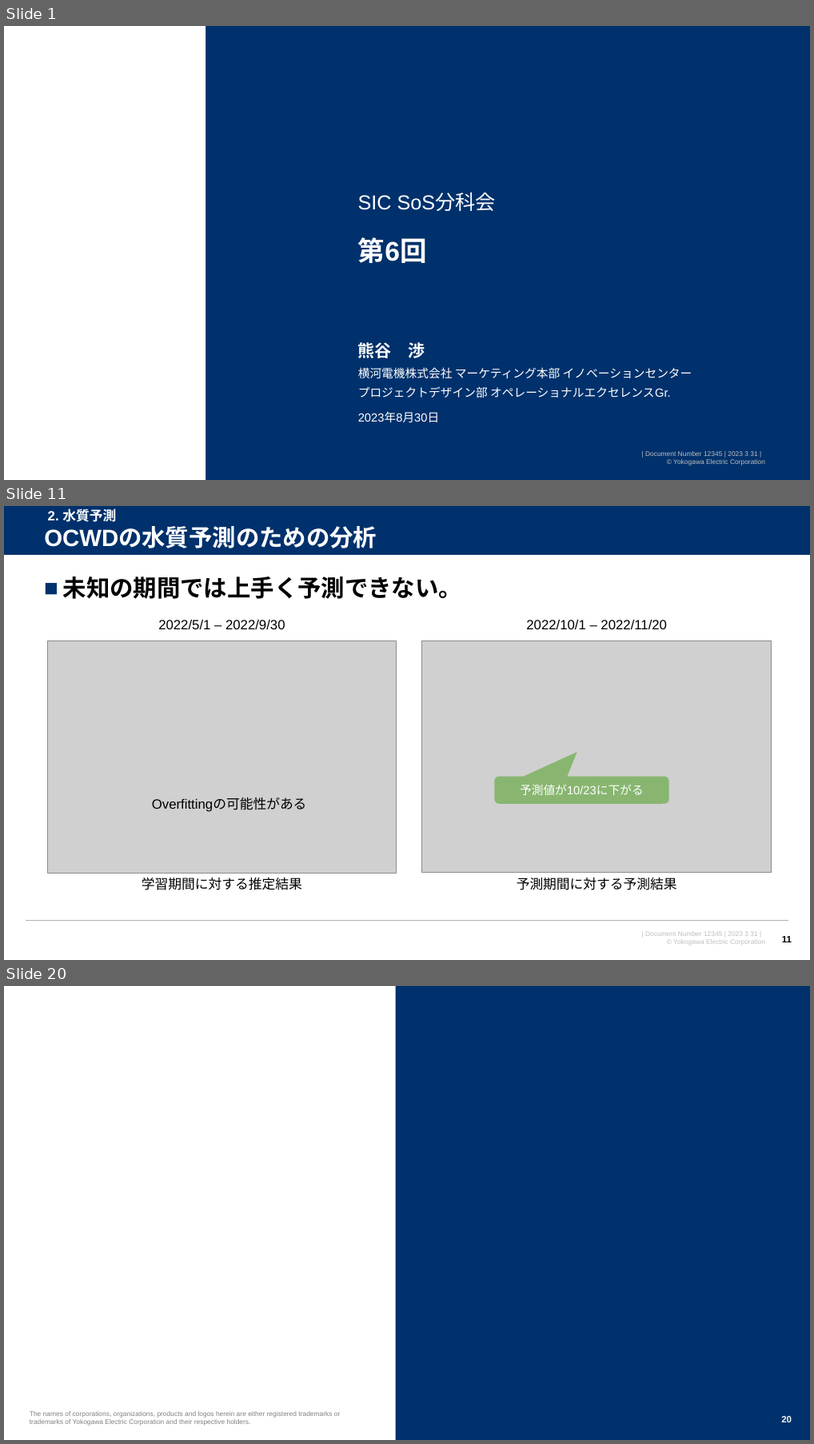
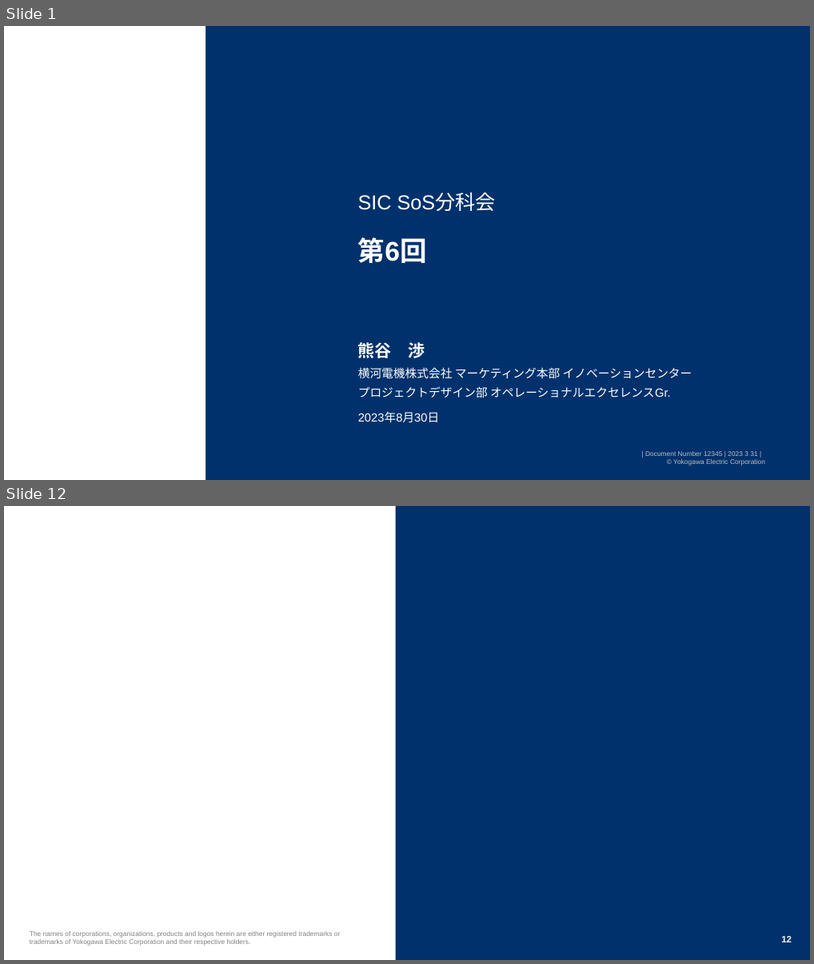
Before and after one commit to watarukumagai-git/opt, a slide deck: SoS/230830_SoS分科会6回_kuma_rev.0.pptx. Shown one above the other, each under a label of ours: slides 1, 11 and 20 before the commit, slides 1 and 12 after it; the slides between them are not shown. The pictures are 814x1444 and 814x964 pixels, drawn with LibreOffice and Linux fonts; fonts in the diff are those of the drawing; grey boxes stand for pictures; background and template pictures are left out. Boxes give left, top, right and bottom in pixels: in the first picture for what was removed or moved away, otherwise in the second. Text is boxed around its words. In the diff, an @@ line names an element or a change of style, - is before the commit and + after.

```diff
--- a/SoS/230830_SoS分科会6回_kuma_rev.0.pptx
+++ b/SoS/230830_SoS分科会6回_kuma_rev.0.pptx
@@ slide 11 removed at <box>4,506,810,960</box>, background #FFFFFF; not listed: 1 template element that a slide beside it also shows @@
@@ rectangle removed at <box>4,506,810,555</box> @@
@@ title removed at <box>44,528,377,548</box> @@
-OCWDの水質予測のための分析
@@ text removed at <box>48,508,116,522</box> @@
-2. 水質予測
@@ line removed from (4, 555) to (810, 555) @@
@@ text removed at <box>63,576,462,599</box> @@
-■ 未知の期間では上手く予測できない。
@@ text removed at <box>158,620,286,629</box> @@
-2022/5/1 – 2022/9/30
@@ text removed at <box>526,620,667,630</box> @@
-2022/10/1 – 2022/11/20
@@ picture removed at <box>47,640,396,872</box> @@
@@ picture removed at <box>422,640,772,872</box> @@
@@ rounded speech box removed at <box>494,776,670,804</box> @@
-予測値が10/23に下がる
@@ text removed at <box>152,797,307,812</box> @@
-Overfittingの可能性がある
@@ text removed at <box>142,877,302,890</box> @@
-学習期間に対する推定結果
@@ text removed at <box>517,877,678,890</box> @@
-予測期間に対する予測結果
@@ line removed from (25, 920) to (790, 920) @@
@@ page number removed at <box>782,936,792,942</box> @@
-11
@@ what was slide 20 is now slide 12 @@
@@ page number at <box>782,936,792,942</box>: text changed @@
-20
+12
```
Also in this commit, not shown: 4 slides changed, 9 slides added, 17 other slides removed.
